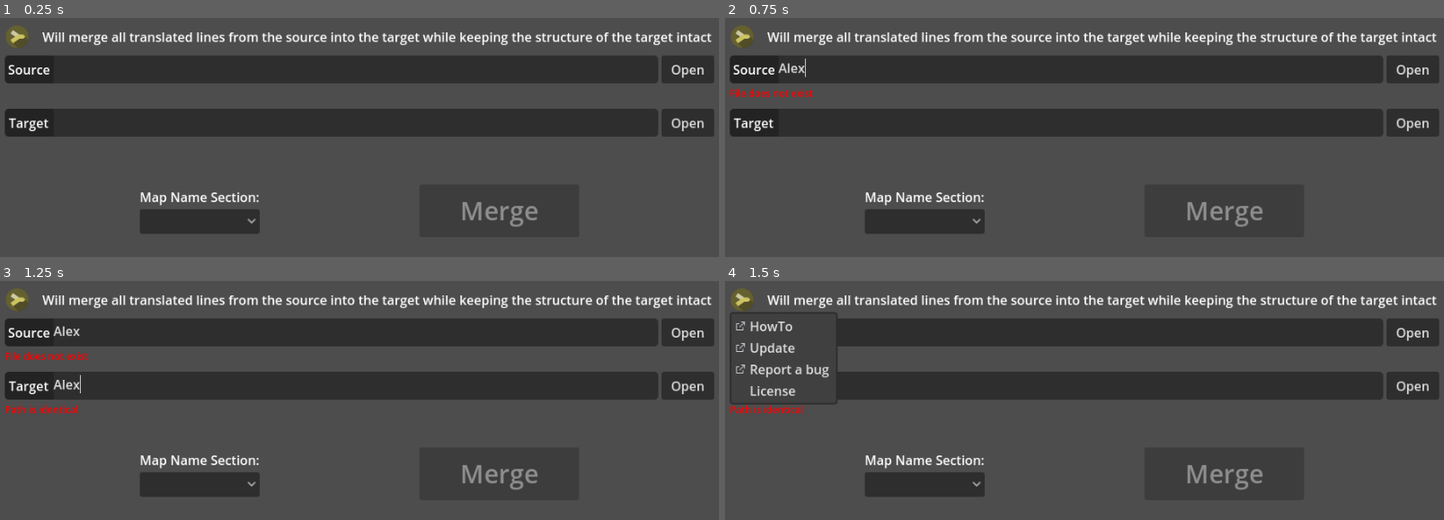
Above: before the commit, frames 1-4 (two rows, left to right).
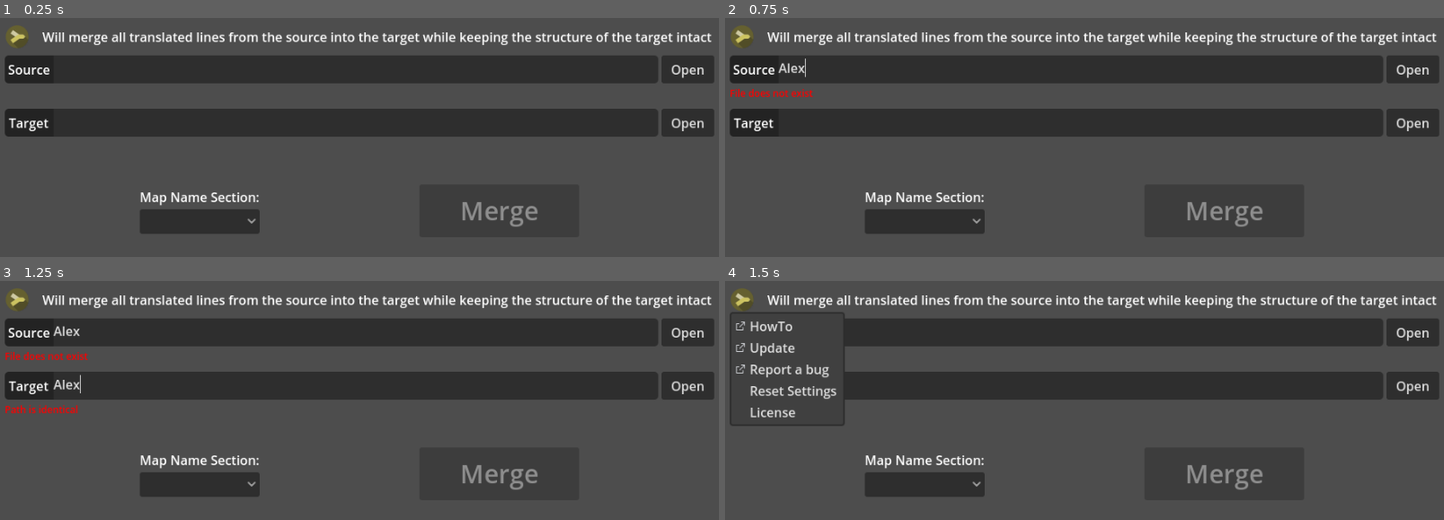
Above: after the commit, the same moments.

Repository: KoB-Kirito/Essential-Translation-Helper
Game: Godot game, scene res://program/intro.tscn
The game is run twice, just before and just after one commit, with the same random seed, the same clock (stepped at 60 frames per second) and the same inputs.
Inputs (mouse positions are in pixels of both pictures, inside the frame that each line leads up to):
- Up to frame 1 (0.25 s): no input
- Up to frame 2 (0.75 s): click (1084, 70) at 0.52 s; type "Alex" at 0.6 s
- Up to frame 3 (1.25 s): click (359, 386) at 0.75 s; type "Alex" at 0.83 s
- Up to frame 4 (1.5 s): click (739, 300) at 1.25 s

Frames 1-3 are identical in both runs. In frame 4, 0.7% of the frame differs, in the area x 0-17%, y 13-61%.

Commit message:
Add reset settings

Diff:
--- a/program/ui/info_menu.gd
+++ b/program/ui/info_menu.gd
@@ -3,6 +3,7 @@
 
 
 @export var license_popup: PopupPanel
+@export var reset_info: AcceptDialog
 
 
 func _ready() -> void:
@@ -17,5 +18,8 @@
 			OS.shell_open("https://github.com/KoB-Kirito/Essential-Translation-Helper/releases")
 		2: # Report a bug
 			OS.shell_open("https://github.com/KoB-Kirito/Essential-Translation-Helper/issues")
-		3: # License
+		3: # Reset settings
+			Settings.set_default_settings()
+			reset_info.popup()
+		4: # License
 			license_popup.popup()
--- a/program/ui/info_menu.tscn
+++ b/program/ui/info_menu.tscn
@@ -12,14 +12,14 @@
 
 [sub_resource type="StyleBoxEmpty" id="StyleBoxEmpty_j1xmq"]
 
-[node name="InfoMenuButton" type="MenuButton" node_paths=PackedStringArray("license_popup")]
+[node name="InfoMenuButton" type="MenuButton" node_paths=PackedStringArray("license_popup", "reset_info")]
 tooltip_text = "Main Menu"
 theme_override_styles/normal = SubResource("StyleBoxEmpty_tfcqq")
 theme_override_styles/pressed = SubResource("StyleBoxEmpty_udcx6")
 theme_override_styles/hover = SubResource("StyleBoxEmpty_6vwyh")
 theme_override_styles/disabled = SubResource("StyleBoxEmpty_j1xmq")
 icon = ExtResource("1_8xex1")
-item_count = 4
+item_count = 5
 popup/item_0/text = "HowTo"
 popup/item_0/icon = ExtResource("2_ldpao")
 popup/item_0/id = 0
@@ -29,10 +29,13 @@
 popup/item_2/text = "Report a bug"
 popup/item_2/icon = ExtResource("2_ldpao")
 popup/item_2/id = 2
-popup/item_3/text = "License"
+popup/item_3/text = "Reset Settings"
 popup/item_3/id = 3
+popup/item_4/text = "License"
+popup/item_4/id = 4
 script = ExtResource("3_ajhoc")
 license_popup = NodePath("LicensePopup")
+reset_info = NodePath("AcceptDialog")
 
 [node name="LicensePopup" type="PopupPanel" parent="."]
 title = "License"
@@ -230,3 +233,7 @@
 THE FONT SOFTWARE IS PROVIDED “AS IS”, WITHOUT WARRANTY OF ANY KIND, EXPRESS OR IMPLIED, INCLUDING BUT NOT LIMITED TO A …(472 unchanged characters)…
 "
 autowrap_mode = 2
+
+[node name="AcceptDialog" type="AcceptDialog" parent="."]
+initial_position = 2
+dialog_text = "Settings set to default. Requires restart to take effect."
